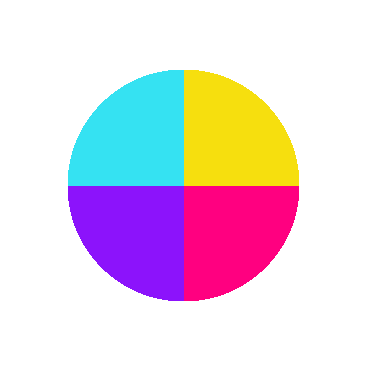
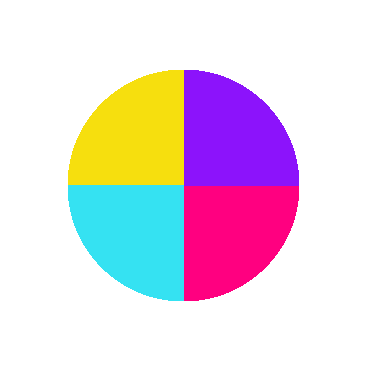
Layered file, before and after one edit (368×371). Changes by layer:
painted on "CCRotate" over [68, 70, 299, 301]
